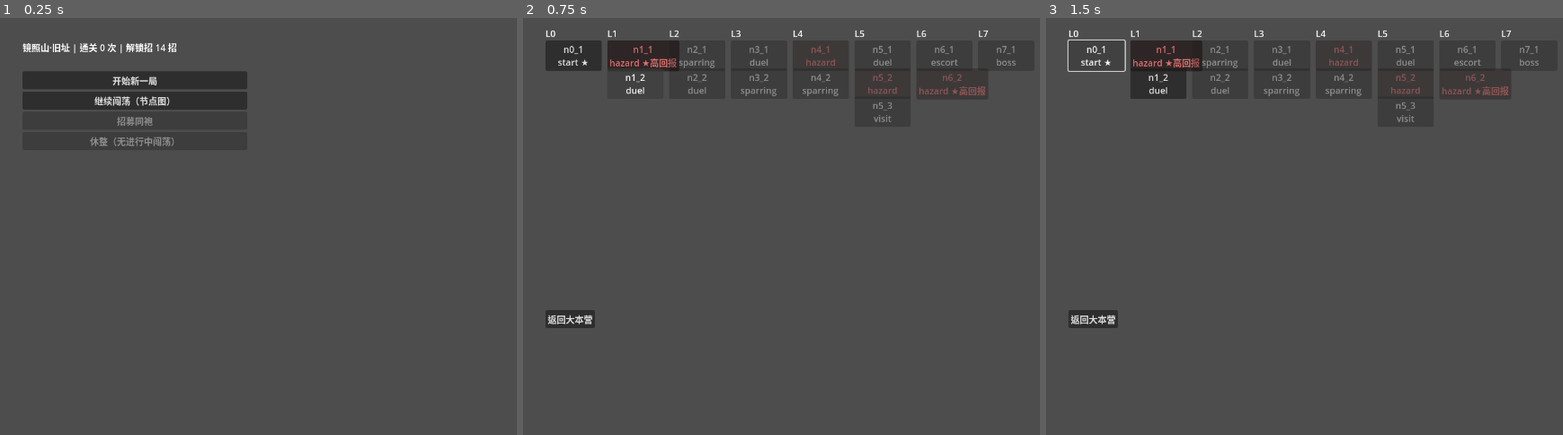
Above: before the commit, frames 1-3 (left to right).
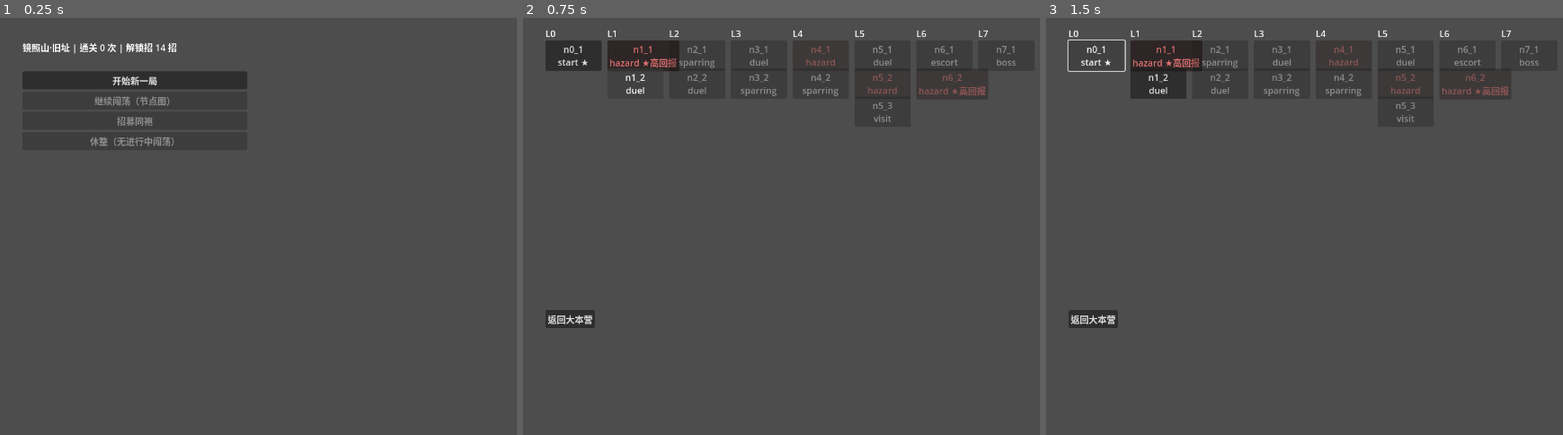
Above: after the commit, the same moments.

Repository: xieyj22/zhaizhao
Game: Godot game, scene res://src/scenes/hub/hub.tscn
Two runs of this game, one before a commit and one after it. Both use one fixed random seed, a clock stepped at 60 frames per second and the inputs below.
Inputs:
- Up to frame 1 (0.25 s): no input
- Up to frame 2 (0.75 s): click "开始新一局" at 0.5 s
- Up to frame 3 (1.5 s): click "n0_1 start ★" at 1.25 s

The runs differ from the first frame. In frame 1, 0.1% of the frame differs, in the area x 18-33%, y 18-22%; in frame 2, nothing differs; in frame 3, nothing differs.

Commit message:
fix(hub): 继续闯荡按钮无 run 时 disabled — 玩家验收反馈
permadeath(主角阵亡)或未开局时 current_run=null,_on_open_map 静默 return,
但按钮没 disable → 玩家点'继续闯荡'没反应(可点无效)。
修: btn_cont 存为 _btn_continue 成员, _refresh_status + 构造时按 current_run==null 置 disabled。
+2 测(no-run disabled / run-active enabled). GUT 338/338 绿.

Diff:
--- a/src/scenes/hub/hub.gd
+++ b/src/scenes/hub/hub.gd
@@ -5,6 +5,7 @@
 var _modifier_line: Label   # M3.5: 当局天象简述行
 var _btn_recruit: Button         # 招募同袍主按钮（刷新 disabled 用）
 var _btn_rest: Button             # 镖局休整（T10c：满血×rest_cap/章，免费）
+var _btn_continue: Button         # 继续闯荡（无进行中 run 时 disabled——防 permadeath 后静默 no-op）
 var _recruit_panel: VBoxContainer # 派系子按钮列表（展开/收起）
 
 func _ready() -> void:
@@ -25,9 +26,11 @@
 	var btn_new := Button.new(); btn_new.text = "开始新一局"
 	btn_new.pressed.connect(_on_new_run)
 	root.add_child(btn_new)
-	var btn_cont := Button.new(); btn_cont.text = "继续闯荡（节点图）"
-	btn_cont.pressed.connect(_on_open_map)
-	root.add_child(btn_cont)
+	_btn_continue = Button.new()
+	_btn_continue.text = "继续闯荡（节点图）"
+	_btn_continue.disabled = MetaSession.current_run == null   # permadeath/未开局 → disabled（非静默 no-op）
+	_btn_continue.pressed.connect(_on_open_map)
+	root.add_child(_btn_continue)
 	# —— 招募同袍：点开展开派系按钮列表（实装，替代 M3 占位）——
 	_btn_recruit = Button.new()
 	_btn_recruit.text = "招募同袍"
@@ -61,6 +64,9 @@
 	if _btn_rest != null:
 		_btn_rest.text = _rest_button_text()
 		_btn_rest.disabled = not _can_rest()
+	# 继续闯荡按钮 disabled 当无进行中 run（permadeath 后 / 未开局）
+	if _btn_continue != null:
+		_btn_continue.disabled = MetaSession.current_run == null
 
 ## M3.5: modifier_state → 中文简述（hook 反推；M4 可换 modifier_ids 反查 POOL 取 name/desc）。
 ## 用 hook 键而非 id（meta UI 展示的是「效果」而非「名字」，避免 meta 改 POOL 文案时此处失同步）。
--- a/tests/test_hub.gd
+++ b/tests/test_hub.gd
@@ -19,6 +19,23 @@
 	}]
 	run.rest_used = 0
 	return run
+
+func test_continue_button_disabled_when_no_run():
+	# 玩家验收：permadeath 后 current_run=null，"继续闯荡"应 disabled（此前可点但静默 no-op）
+	MetaSession.current_run = null
+	var hub := preload("res://src/scenes/hub/hub.tscn").instantiate()
+	add_child(hub)
+	assert_true(hub._btn_continue.disabled, "无进行中闯荡 → 继续闯荡 disabled（非静默 no-op）")
+	remove_child(hub)
+	hub.queue_free()
+
+func test_continue_button_enabled_when_run_active():
+	MetaSession.current_run = RunFactory.init_run(MetaState.new_first_play(), 7)
+	var hub := preload("res://src/scenes/hub/hub.tscn").instantiate()
+	add_child(hub)
+	assert_false(hub._btn_continue.disabled, "有进行中闯荡 → 继续闯荡 可点")
+	remove_child(hub)
+	hub.queue_free()
 
 func test_can_rest_true_when_roster_injured_and_cap_available():
 	# 损伤 + 配额可用 → _can_rest true，按钮可点
